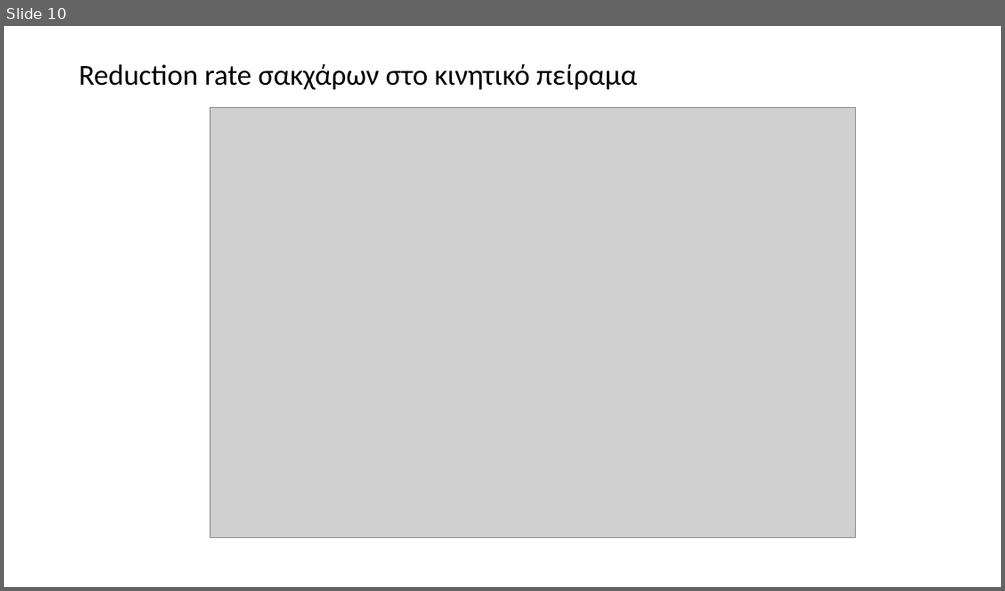
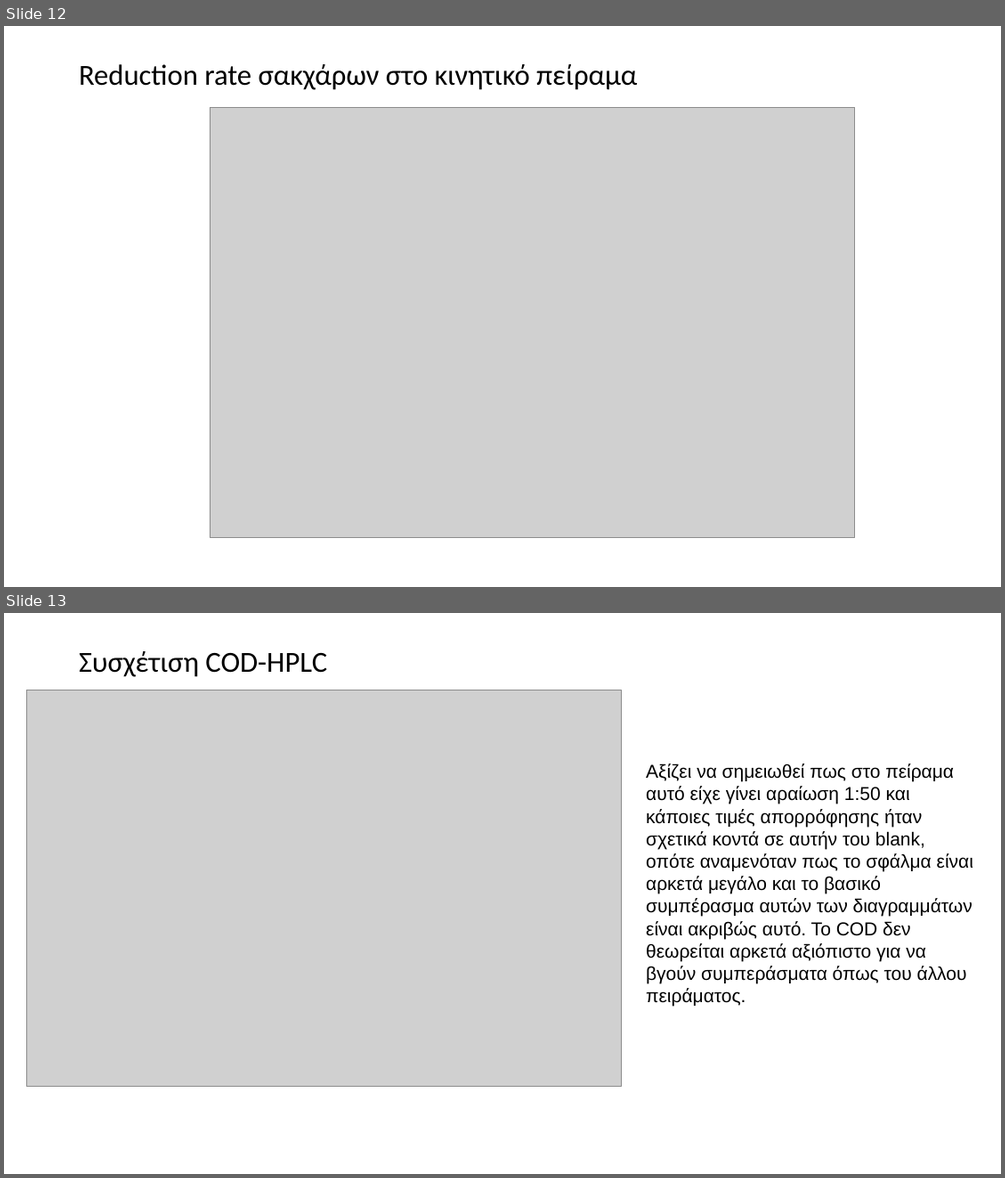
Before and after one commit to Vidianos-Giannitsis/masters-thesis, a slide deck: Reports/lab_scale_SSF_trial_2.pptx. Shown one above the other, each under a label of ours: slide 10 before the commit, slides 12 and 13 after it. The pictures are 1005x591 and 1005x1178 pixels, drawn with LibreOffice and Linux fonts; fonts in the diff are those of the drawing; grey boxes stand for pictures. Boxes give left, top, right and bottom in pixels: in the first picture for what was removed or moved away, otherwise in the second. Text is boxed around its words. In the diff, an @@ line names an element or a change of style, - is before the commit and + after.

```diff
--- a/Reports/lab_scale_SSF_trial_2.pptx
+++ b/Reports/lab_scale_SSF_trial_2.pptx
@@ slide 13 added at bbox=[4, 613, 1001, 1174], background #FFFFFF @@
@@ title added at bbox=[79, 651, 327, 677], 28 pt, text #000000 @@
+Συσχέτιση COD-HPLC
@@ picture added at bbox=[26, 690, 621, 1086] @@
@@ text added at bbox=[646, 763, 973, 1006], 18 pt, text #000000 @@
+Αξίζει να σημειωθεί πως στο πείραμα αυτό είχε γίνει αραίωση 1:50 και κάποιες τιμές απορρόφησης ήταν σχετικά κοντά σε αυτήν του blank, οπότε αναμενόταν πως το σφάλμα είναι αρκετά μεγάλο και το βασικό συμπέρασμα αυτών των διαγραμμάτων είναι ακριβώς αυτό. Το COD δεν θεωρείται αρκετά αξιόπιστο για να βγούν συμπεράσματα όπως του άλλου πειράματος.
@@ what was slide 10 is now slide 12 @@
```
Also in this commit, not shown: 5 slides changed, 8 other slides added, 4 slides removed, 19 other files.
